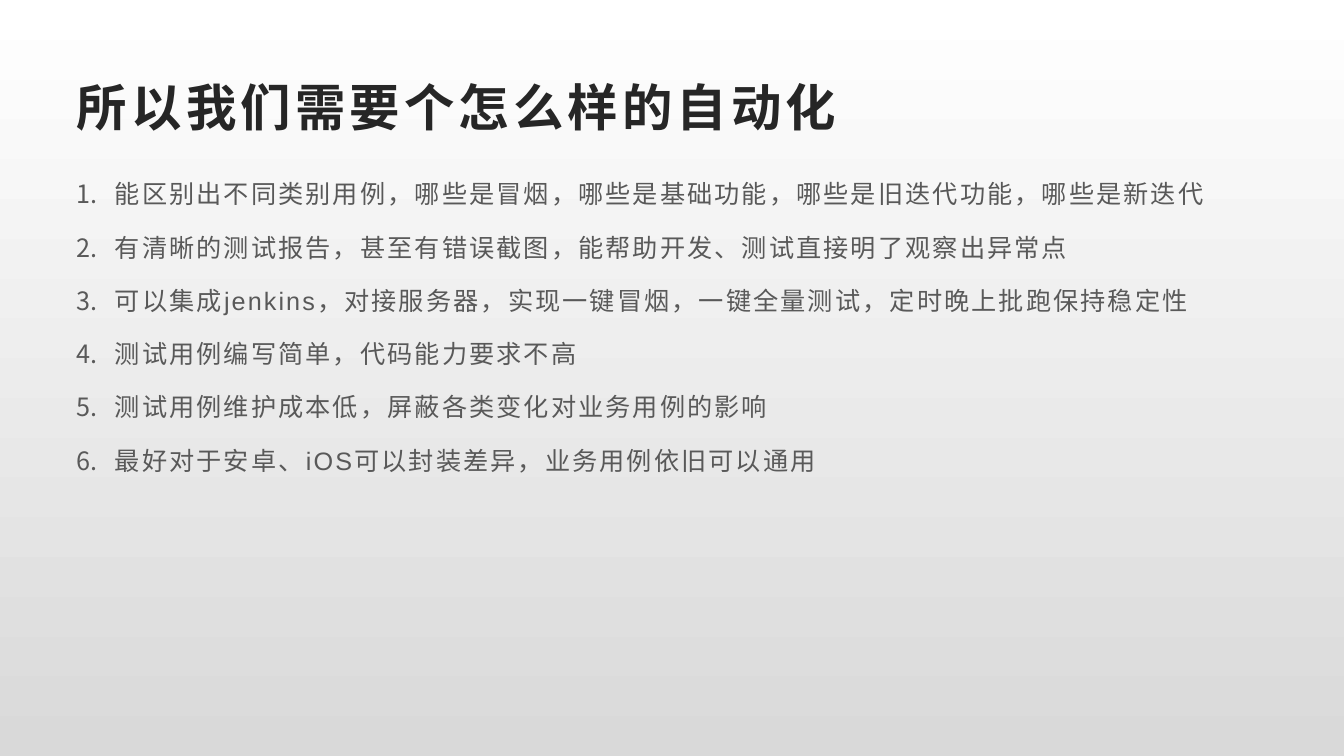
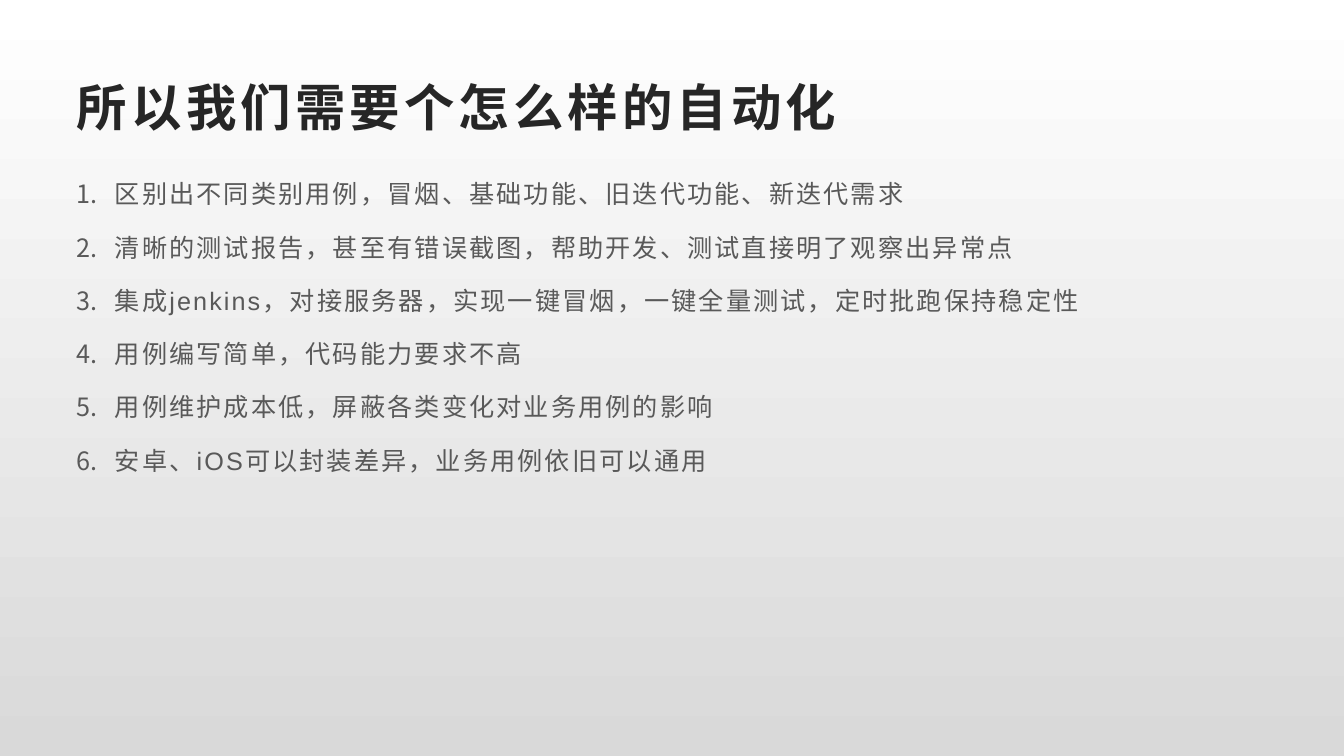
Before and after one commit to julystone/alistar_github_version, a slide deck: slide 3 of doc/基于Appium的 App UI自动化框架.pptx. Drawn at 1344x756 pixels with LibreOffice and Linux fonts; fonts in the diff are those of the drawing. Boxes give left, top, right and bottom in pixels: in the first picture for what was removed or moved away, otherwise in the second. Text is boxed around its words. In the diff, an @@ line names an element or a change of style, - is before the commit and + after.

```diff
--- a/doc/基于Appium的 App UI自动化框架.pptx
+++ b/doc/基于Appium的 App UI自动化框架.pptx
@@ text at bbox=[115, 182, 1079, 473]: text changed @@
-1. 能区别出不同类别用例，哪些是冒烟，哪些是基础功能，哪些是旧迭代功能，哪些是新迭代
-2. 有清晰的测试报告，甚至有错误截图，能帮助开发、测试直接明了观察出异常点
-3. 可以集成jenkins，对接服务器，实现一键冒烟，一键全量测试，定时晚上批跑保持稳定性
-4. 测试用例编写简单，代码能力要求不高
-5. 测试用例维护成本低，屏蔽各类变化对业务用例的影响
-6. 最好对于安卓、iOS可以封装差异，业务用例依旧可以通用
+1. 区别出不同类别用例，冒烟、基础功能、旧迭代功能、新迭代需求
+2. 清晰的测试报告，甚至有错误截图，帮助开发、测试直接明了观察出异常点
+3. 集成jenkins，对接服务器，实现一键冒烟，一键全量测试，定时批跑保持稳定性
+4. 用例编写简单，代码能力要求不高
+5. 用例维护成本低，屏蔽各类变化对业务用例的影响
+6. 安卓、iOS可以封装差异，业务用例依旧可以通用
```
Also in this commit, not shown: 5 other slides changed, 9 slides added, 3 slides removed, 12 other files.
